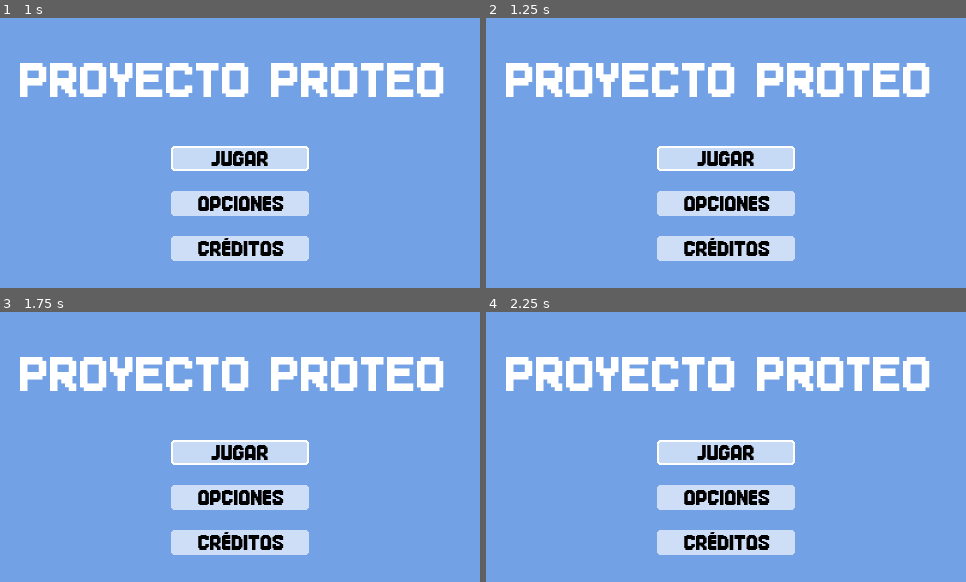
Above: before the commit, frames 1-4 (two rows, left to right).
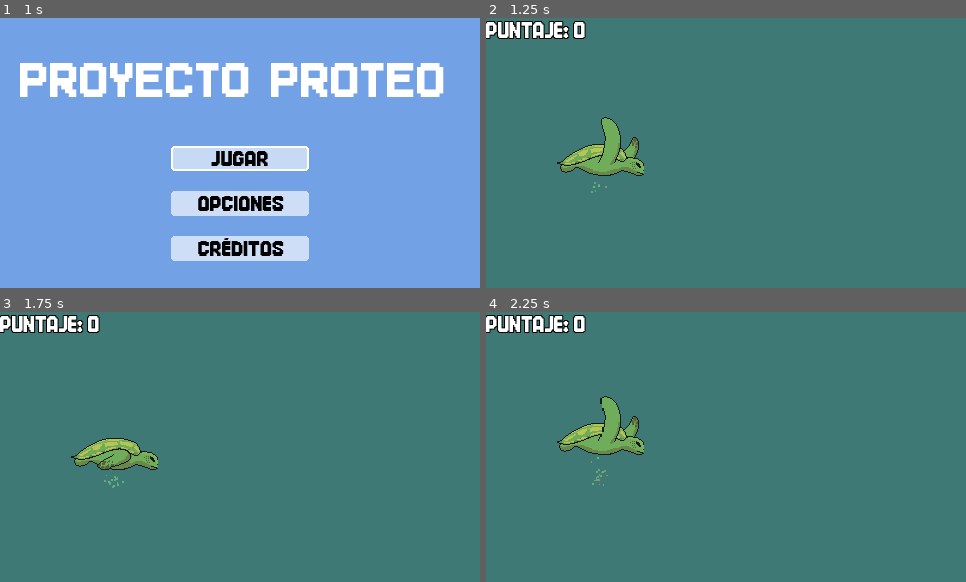
Above: after the commit, the same moments.

Repository: TheMaxcraft1/MarDelJam2023_ProyectoProteo
Game: Godot game, scene res://Scenes/MainMenu.tscn
Two runs of this game, one before a commit and one after it. Both use one fixed random seed, a clock stepped at 60 frames per second and the inputs below.
Inputs (mouse positions are in pixels of both pictures, inside the frame that each line leads up to):
- Up to frame 1 (1 s): click (240, 158) at 0.5 s
- Up to frame 2 (1.25 s): no input
- Up to frame 3 (1.75 s): click (240, 452) at 1.27 s
- Up to frame 4 (2.25 s): click (726, 452) at 2.02 s

Frame 1 is identical in both runs. In frame 2, 100% of the frame differs, in the area x 0-100%, y 0-100%; in frame 3, 100%; in frame 4, 100%.

Commit message:
Some SFX

Diff:
--- a/Scenes/MainMenu.tscn
+++ b/Scenes/MainMenu.tscn
@@ -1,7 +1,7 @@
-[gd_scene load_steps=13 format=3 uid="uid://dqebi8as86bda"]
+[gd_scene load_steps=15 format=3 uid="uid://dqebi8as86bda"]
 
 [ext_resource type="FontFile" uid="uid://bldwkf231s5jw" path="res://Fonts/superstar_memesbruh03.ttf" id="1_4ho5x"]
-[ext_resource type="Script" path="res://Scenes/MainMenu.gd" id="1_tr7ho"]
+[ext_resource type="Script" path="res://Scripts/MainMenu.gd" id="1_q0t8m"]
 [ext_resource type="Texture2D" uid="uid://45a1u32eybi4" path="res://Sprites/Buttons/boton normal JUGAR.png" id="2_3jbxu"]
 [ext_resource type="Texture2D" uid="uid://rberqcnkygm2" path="res://Sprites/Buttons/boton pressed JUGAR.png" id="3_cth7v"]
 [ext_resource type="Texture2D" uid="uid://d1wx7k7nbfvun" path="res://Sprites/Buttons/boton hover JUGAR.png" id="4_kkn05"]
@@ -12,9 +12,11 @@
 [ext_resource type="Texture2D" uid="uid://cw8td121gfnwq" path="res://Sprites/Buttons/boton pressed CREDITOS.png" id="9_6ix8t"]
 [ext_resource type="Texture2D" uid="uid://4vtabhad8e2y" path="res://Sprites/Buttons/boton hover CREDITOS.png" id="10_p75ct"]
 [ext_resource type="FontFile" uid="uid://n3kkexxycn7y" path="res://Fonts/Big_Apple_3PM.ttf" id="12_o3qwu"]
+[ext_resource type="AudioStream" uid="uid://bmbofp1gqr4o5" path="res://Sounds/HoverButtonSound.wav" id="13_62nfd"]
+[ext_resource type="AudioStream" uid="uid://y8ro6syqusd2" path="res://Sounds/ButtonPressedSound.wav" id="14_gbi74"]
 
 [node name="MainMenu" type="Node2D"]
-script = ExtResource("1_tr7ho")
+script = ExtResource("1_q0t8m")
 
 [node name="ColorRect" type="ColorRect" parent="."]
 offset_right = 480.0
@@ -146,8 +148,10 @@
 text = "Nadie xd"
 
 [node name="ButtonHover" type="AudioStreamPlayer2D" parent="."]
+stream = ExtResource("13_62nfd")
 
 [node name="ButtonPressed" type="AudioStreamPlayer2D" parent="."]
+stream = ExtResource("14_gbi74")
 
 [connection signal="mouse_entered" from="MainContainer/VBoxContainer/JugarButton" to="." method="_on_jugar_button_mouse_entered"]
 [connection signal="pressed" from="MainContainer/VBoxContainer/JugarButton" to="." method="_on_jugar_button_pressed"]
--- a/Scenes/WaterObstacle.tscn
+++ b/Scenes/WaterObstacle.tscn
@@ -7,7 +7,7 @@
 size = Vector2(38, 39.5)
 
 [sub_resource type="RectangleShape2D" id="RectangleShape2D_5emy2"]
-size = Vector2(46, 77.5)
+size = Vector2(16, 77.5)
 
 [node name="Obstacle" type="Sprite2D"]
 texture_filter = 1
@@ -24,5 +24,5 @@
 [node name="ScoreArea" type="Area2D" parent="."]
 
 [node name="ScoreCollisionShape" type="CollisionShape2D" parent="ScoreArea"]
-position = Vector2(-1, 58.5)
+position = Vector2(0, 58.5)
 shape = SubResource("RectangleShape2D_5emy2")
--- a/Scenes/WaterScene.tscn
+++ b/Scenes/WaterScene.tscn
@@ -7,6 +7,10 @@
 [ext_resource type="Script" path="res://Scripts/WaterPlayerMovement.gd" id="5_l1cf1"]
 [ext_resource type="PackedScene" uid="uid://1ncju2en041h" path="res://Scenes/WaterObstacle.tscn" id="6_iqf1n"]
 [ext_resource type="Script" path="res://Scripts/ObstacleSpawner.gd" id="7_oa1yh"]
+[ext_resource type="FontFile" uid="uid://n3kkexxycn7y" path="res://Fonts/Big_Apple_3PM.ttf" id="8_gsfkh"]
+[ext_resource type="AudioStream" uid="uid://ccew5ves41g2y" path="res://Sounds/TurtleSwim.wav" id="9_fgo4x"]
+[ext_resource type="AudioStream" uid="uid://btxk5yhm1s73q" path="res://Sounds/HitSound.wav" id="10_43ixd"]
+[ext_resource type="AudioStream" uid="uid://cevgswpowjeeg" path="res://Sounds/ScoreUpSound.wav" id="11_45ybe"]
 
 [sub_resource type="SpriteFrames" id="SpriteFrames_600f4"]
 animations = [{
@@ -22,7 +26,7 @@
 }],
 "loop": true,
 "name": &"idle",
-"speed": 5.0
+"speed": 3.0
 }]
 
 [sub_resource type="RectangleShape2D" id="RectangleShape2D_gep77"]
@@ -92,10 +96,23 @@
 [node name="HUD" type="CanvasLayer" parent="."]
 
 [node name="ScoreLabel" type="Label" parent="HUD"]
+texture_filter = 1
 offset_right = 40.0
 offset_bottom = 23.0
-theme_override_font_sizes/font_size = 25
-text = "0"
+theme_override_colors/font_outline_color = Color(0, 0, 0, 1)
+theme_override_constants/outline_size = 4
+theme_override_fonts/font = ExtResource("8_gsfkh")
+theme_override_font_sizes/font_size = 20
+text = "Puntaje: 0"
+
+[node name="TurtleSwim" type="AudioStreamPlayer2D" parent="."]
+stream = ExtResource("9_fgo4x")
+
+[node name="Hit" type="AudioStreamPlayer2D" parent="."]
+stream = ExtResource("10_43ixd")
+
+[node name="ScoreUp" type="AudioStreamPlayer2D" parent="."]
+stream = ExtResource("11_45ybe")
 
 [connection signal="area_entered" from="Player/Area2D" to="Player" method="_on_area_2d_area_entered"]
 [connection signal="timeout" from="ObstacleSpawner/SpawnerTimer" to="ObstacleSpawner" method="_on_timer_timeout"]
--- a/Scenes/MainMenu.gd
+++ b/Scripts/MainMenu.gd
@@ -30,12 +30,12 @@
 
 
 func _on_jugar_button_mouse_entered():
-	$ButtonPressed.play()
+	$ButtonHover.play()
 
 
 func _on_opciones_button_mouse_entered():
-	$ButtonPressed.play()
+	$ButtonHover.play()
 
 
 func _on_creditos_button_mouse_entered():
-	$ButtonPressed.play()
+	$ButtonHover.play()
--- a/Scripts/WaterPlayerMovement.gd
+++ b/Scripts/WaterPlayerMovement.gd
@@ -1,16 +1,23 @@
 extends CharacterBody2D
 
+var turtleSwimSound
+var scoreUpSound
+var hitSound
 var canMove = false
 var dy = 0
 var GRAVITY = 25
 var MAXFALLSPEED = 45
 func _ready():
 	$Sprite.play("idle")
+	turtleSwimSound = get_parent().get_node("TurtleSwim")
+	scoreUpSound = get_parent().get_node("ScoreUp")
+	hitSound = get_parent().get_node("Hit")
 
 func _physics_process(delta):
 	if canMove:
 		dy += GRAVITY * delta
 		if Input.is_action_just_pressed("WaterJump"):
+			turtleSwimSound.play()
 			dy -= 15
 
 
@@ -34,5 +41,7 @@
 func _on_area_2d_area_entered(area):
 	if area.name == "WallArea":
 		canMove = false
+		hitSound.play()
 	if area.name == "ScoreArea":
+		scoreUpSound.play()
 		get_parent().score += 1
--- a/Scripts/WaterScene.gd
+++ b/Scripts/WaterScene.gd
@@ -9,4 +9,4 @@
 
 # Called every frame. 'delta' is the elapsed time since the previous frame.
 func _process(delta):
-	$HUD/ScoreLabel.set_text(str(score))
+	$HUD/ScoreLabel.set_text("PUNTAJE: " +  str(score))
Not shown: 1 places in Scenes/WaterScene.tscn that only renumber resources
Not shown, added: Sounds/ButtonPressedSound.wav.import
Not shown, added: Sounds/CapibaraJump.wav.import
Not shown, added: Sounds/HitSound.wav.import
Not shown, added: Sounds/HoverButtonSound.wav.import
Not shown, added: Sounds/ParrotFly.wav.import
Not shown, added: Sounds/ScoreUpSound.wav.import
Not shown, added: Sounds/TurtleSwim.wav.import
Not shown, added: Sounds/ButtonPressedSound.wav
Not shown, added: Sounds/CapibaraJump.wav
Not shown, added: Sounds/HitSound.wav
Not shown, added: Sounds/HoverButtonSound.wav
(and 3 more such lines)
